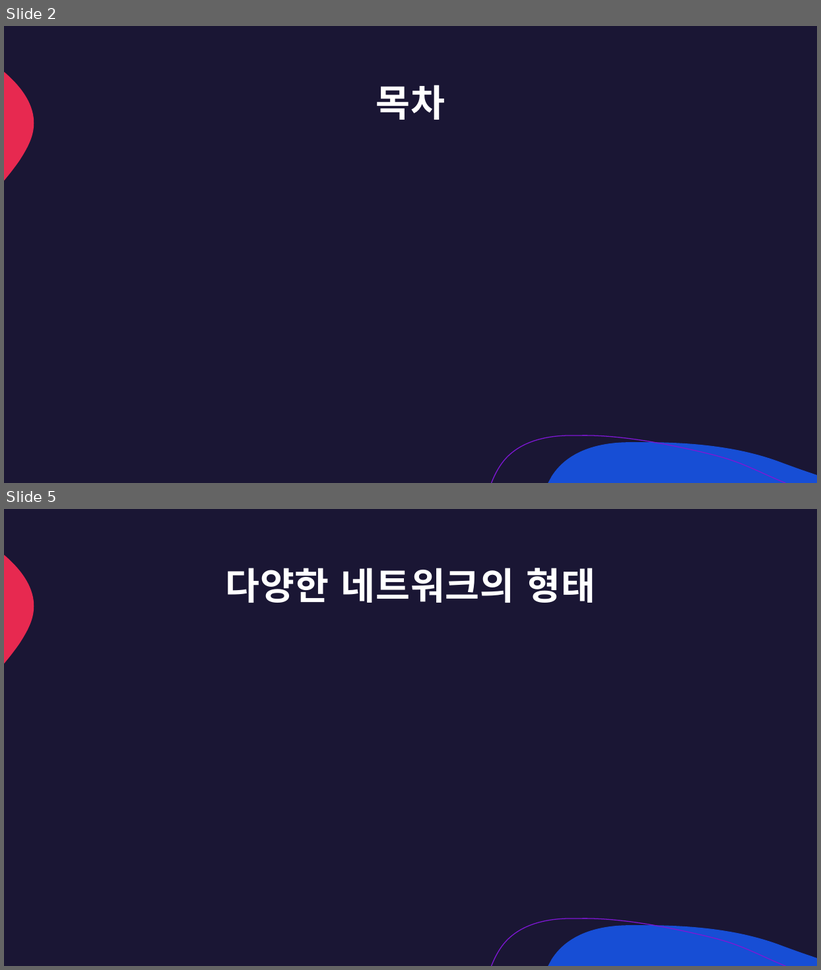
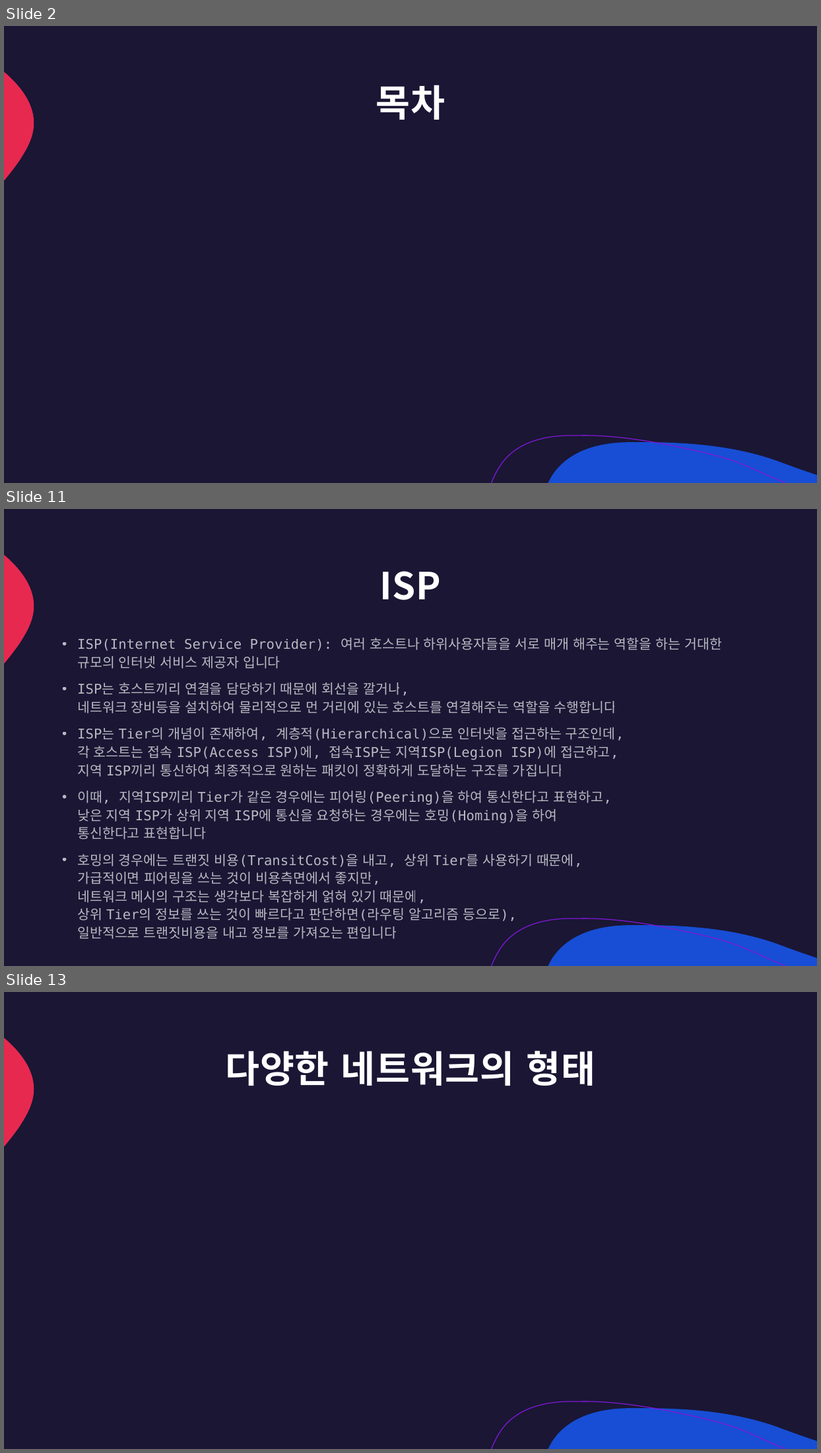
Before and after one commit to lumen4723/2024_network, a slide deck: 1.pptx. Shown one above the other, each under a label of ours: slides 2 and 5 before the commit, slides 2, 11 and 13 after it; the slides between them are not shown. The pictures are 821x970 and 821x1453 pixels, drawn with LibreOffice and Linux fonts; fonts in the diff are those of the drawing. Boxes give left, top, right and bottom in pixels: in the first picture for what was removed or moved away, otherwise in the second. Text is boxed around its words. In the diff, an @@ line names an element or a change of style, - is before the commit and + after.

```diff
--- a/1.pptx
+++ b/1.pptx
@@ slide 11 added at bbox=[4, 509, 817, 966], background #1A1634; not listed: 3 template elements that a slide beside it also shows @@
@@ title added at bbox=[380, 571, 441, 600], 44 pt, text #FFFFFF, bold @@
+ISP
@@ text added at bbox=[77, 638, 722, 939], 16 pt, text #FFFFFF at 70% opacity @@
+• ISP(Internet Service Provider): 여러 호스트나 하위사용자들을 서로 매개 해주는 역할을 하는 거대한 규모의 인터넷 서비스 제공자 입니다
+• ISP는 호스트끼리 연결을 담당하기 때문에 회선을 깔거나,
+  네트워크 장비등을 설치하여 물리적으로 먼 거리에 있는 호스트를 연결해주는 역할을 수행합니다
+• ISP는 Tier의 개념이 존재하여, 계층적(Hierarchical)으로 인터넷을 접근하는 구조인데,
+  각 호스트는 접속 ISP(Access ISP)에, 접속ISP는 지역ISP(Legion ISP)에 접근하고,
+  지역 ISP끼리 통신하여 최종적으로 원하는 패킷이 정확하게 도달하는 구조를 가집니다
+• 이때, 지역ISP끼리 Tier가 같은 경우에는 피어링(Peering)을 하여 통신한다고 표현하고,
+  낮은 지역 ISP가 상위 지역 ISP에 통신을 요청하는 경우에는 호밍(Homing)을 하여
+  통신한다고 표현합니다
+• 호밍의 경우에는 트랜짓 비용(TransitCost)을 내고, 상위 Tier를 사용하기 때문에,
+  가급적이면 피어링을 쓰는 것이 비용측면에서 좋지만,
+  네트워크 메시의 구조는 생각보다 복잡하게 얽혀 있기 때문에,
+  상위 Tier의 정보를 쓰는 것이 빠르다고 판단하면(라우팅 알고리즘 등으로),
+  일반적으로 트랜짓비용을 내고 정보를 가져오는 편입니다
@@ what was slide 5 is now slide 13 @@
```
Also in this commit, not shown: 1 slide changed, 25 other slides added, 1 slide removed, 2 other files.
